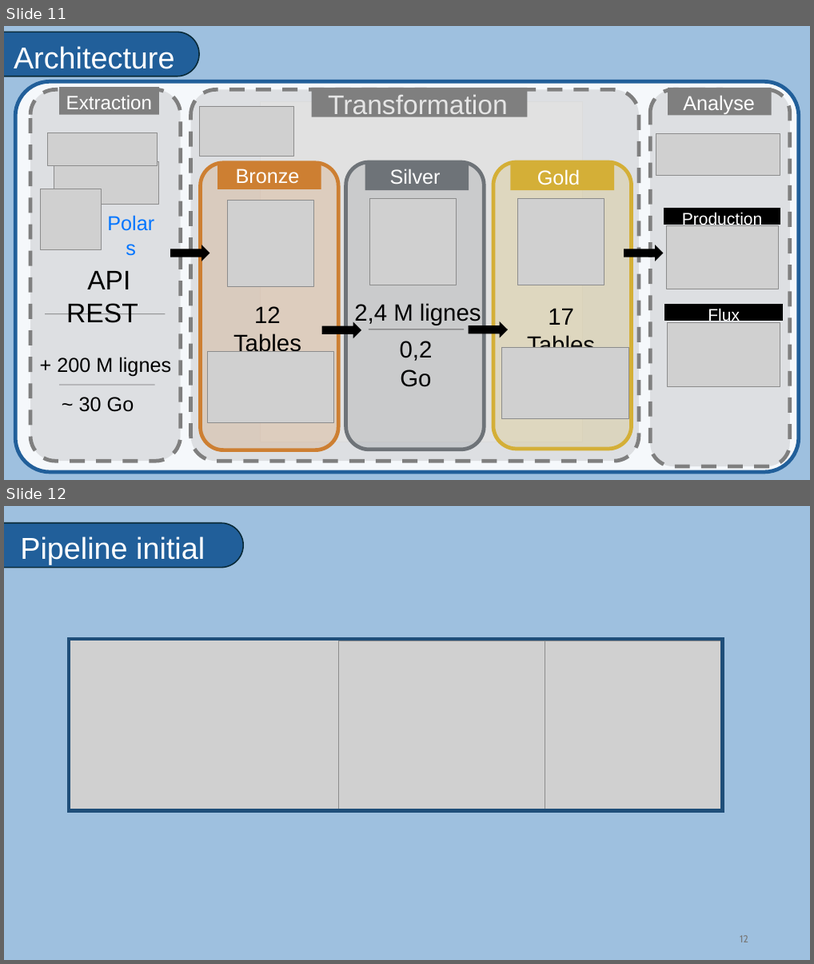
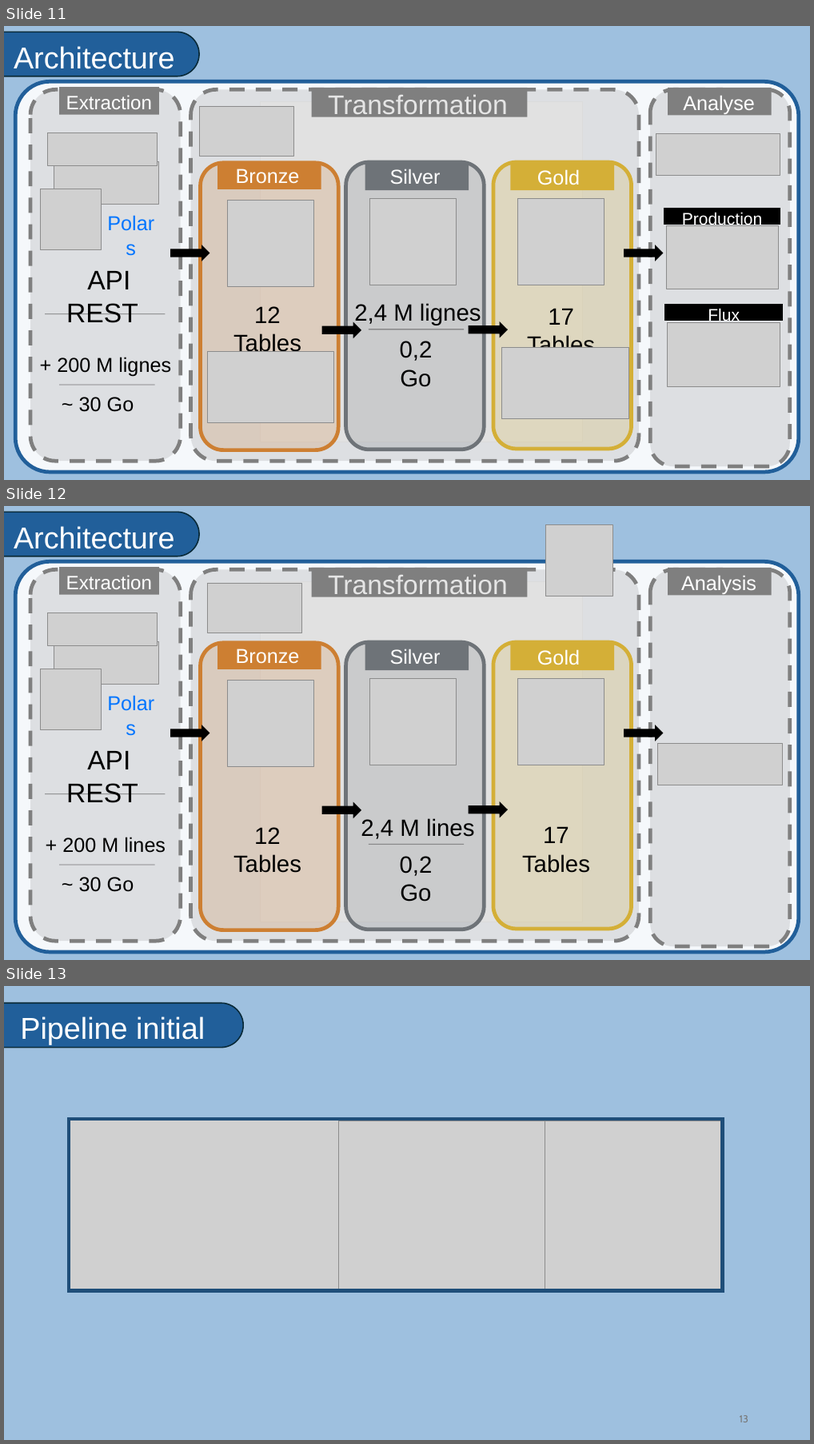
Before and after one commit to mpetini1307/ETL-energy-project, a slide deck: Présentation.pptx. Shown one above the other, each under a label of ours: slides 11 and 12 before the commit, slides 11, 12 and 13 after it. The pictures are 814x964 and 814x1444 pixels, drawn with LibreOffice and Linux fonts; fonts in the diff are those of the drawing; grey boxes stand for pictures; background and template pictures are left out. Boxes give left, top, right and bottom in pixels: in the first picture for what was removed or moved away, otherwise in the second. Text is boxed around its words. In the diff, an @@ line names an element or a change of style, - is before the commit and + after.

```diff
--- a/Présentation.pptx
+++ b/Présentation.pptx
@@ slide 12 added at [4,506,810,960], background #2874BA at 45% opacity @@
@@ rounded rectangle added at [4,512,199,556], fill #215F9A, outline #092A39 1.5 pt @@
@@ text added at [14,526,175,549], 36 pt, text #FFFFFF @@
+Architecture
@@ picture added at [546,525,614,596] @@
@@ rounded rectangle added at [15,562,799,952], fill #FFFFFF at 90% opacity, outline #215F9A 4.5 pt @@
@@ group added at [30,567,790,947]: 3 rectangles, 3 texts, 3 rounded rectangles @@
+Transformation
+Analysis
+Extraction
@@ picture added at [208,583,302,632] @@
@@ picture added at [261,582,583,922] @@
@@ rounded rectangle added at [201,643,338,930], fill #CD7F32 at 20% opacity, outline #CD7F32 4.5 pt @@
@@ rectangle added at [218,641,321,669], fill #CD7F32 @@
@@ text added at [236,648,300,664], 24 pt, text #FFFFFF @@
+Bronze
@@ rounded rectangle added at [346,642,484,929], fill #6E7378 at 20% opacity, outline #6E7378 4.5 pt @@
@@ rectangle added at [365,643,469,671], fill #6E7378 @@
@@ text added at [390,649,441,664], 24 pt, text #FFFFFF @@
+Silver
@@ rounded rectangle added at [494,642,631,929], fill #D4AF37 at 20% opacity, outline #D4AF37 4.5 pt @@
@@ rectangle added at [511,643,614,671], fill #D4AF37 @@
@@ text added at [538,649,580,665], 24 pt, text #FFFFFF @@
+Gold
@@ picture added at [228,680,314,767] @@
@@ picture added at [370,679,457,765] @@
@@ picture added at [518,679,605,765] @@
@@ right arrow added at [170,724,210,740], fill #000000 @@
@@ right arrow added at [624,724,663,740], fill #000000 @@
@@ picture added at [658,743,782,785] @@
@@ group added at [40,613,166,892]: 4 texts, 3 pictures, 2 lines @@
+Polars
++ 200 M lines
+~ 30 Go
+API REST
@@ right arrow added at [322,802,362,818], fill #000000 @@
@@ right arrow added at [469,801,508,817], fill #000000 @@
@@ text added at [234,827,302,872], 28 pt, text #000000 @@
+12 Tables
@@ text added at [361,818,474,839], 28 pt, text #000000 @@
+2,4 M lines
@@ text added at [522,826,590,872], 28 pt, text #000000 @@
+17 Tables
@@ line added from (369, 844) to (464, 844), #000000 0.75 pt @@
@@ text added at [400,856,433,901], 28 pt, text #000000 @@
+0,2 Go
@@ what was slide 12 is now slide 13 @@
@@ page number at [740,1415,749,1422]: text changed @@
-12
+13
```
Also in this commit, not shown: 2 other slides added, 3 other files.
